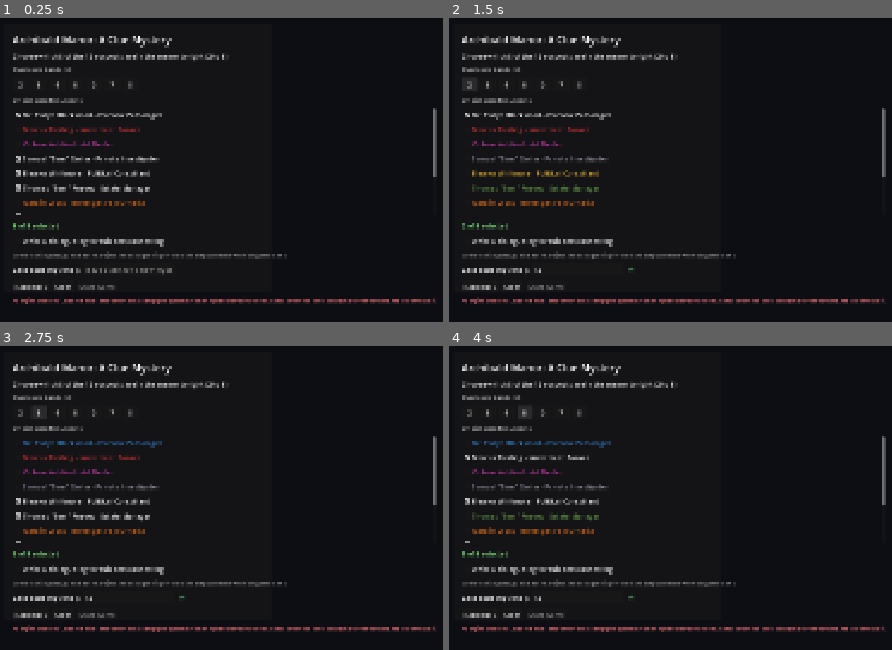
Above: before the commit, frames 1-4 (two rows, left to right).
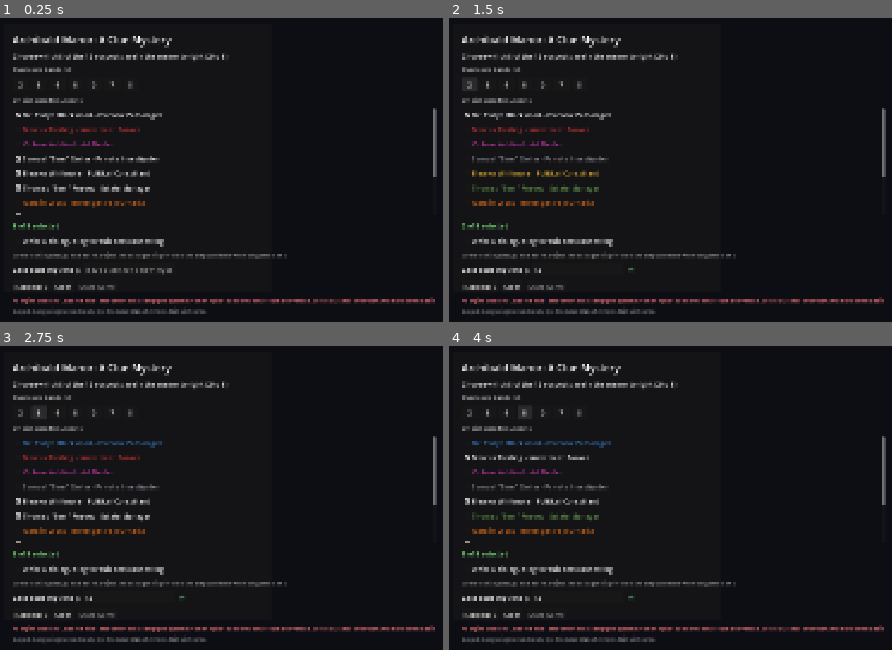
Above: after the commit, the same moments.

Repository: TylerHat/ArchibaldManorMystery
Game: Godot game, scene res://Scenes/Main.tscn
Two runs of this game, one before a commit and one after it. Both use one fixed random seed, a clock stepped at 60 frames per second and the inputs below.
Inputs (mouse positions are in pixels of both pictures, inside the frame that each line leads up to):
- Up to frame 1 (0.25 s): no input
- Up to frame 2 (1.5 s): click (577, 270) at 0.52 s; type "12" at 0.6 s; click "2" at 1.25 s
- Up to frame 3 (2.75 s): click "3" at 2 s
- Up to frame 4 (4 s): click "4" at 2.75 s; click "5" at 3.5 s

The runs differ from the first frame. In frame 1, 0.8% of the frame differs, in the area x 2-98%, y 91-98%; in frame 2, 0.8%; in frame 3, 0.8%; in frame 4, 0.8%.

Commit message:
AMM-0023: package llama-server and the model for export, add Llama 3.2 notice and credit

Diff:
--- a/scripts/Main.gd
+++ b/scripts/Main.gd
@@ -453,6 +453,19 @@
 	selection_engine_status = Label.new()
 	selection_engine_status.add_theme_font_size_override("font_size", 12)
 	vbox.add_child(selection_engine_status)
+
+	# Required by the Llama 3.2 Community License (see Models/AI/NOTICE.txt):
+	# fine-tuning Llama 3.2 and distributing the result means displaying
+	# "Built with Llama" somewhere in the product's UI. This screen is what
+	# every player sees before every game, so it's the natural, always-visible
+	# place for it - deliberately small and low-contrast, a credit rather than
+	# a banner.
+	var llama_credit := Label.new()
+	llama_credit.text = "Suspect dialogue is generated locally by a fine-tuned Llama 3.2 model. Built with Llama."
+	llama_credit.autowrap_mode = TextServer.AUTOWRAP_WORD
+	llama_credit.add_theme_font_size_override("font_size", 11)
+	llama_credit.add_theme_color_override("font_color", Color(1, 1, 1, 0.45))
+	vbox.add_child(llama_credit)
 
 	# Deliberately last: _random_select() ticks boxes and then calls
 	# _update_selection_count(), which needs the count label and Start button
Not shown, added: Models/AI/.gdignore
Not shown, added: Models/AI/NOTICE.txt
Not shown, changed: Models/AI/README.md
Not shown, added: Tools/Package_Export.ps1
Not shown, changed: Tools/llama-server-README.md
